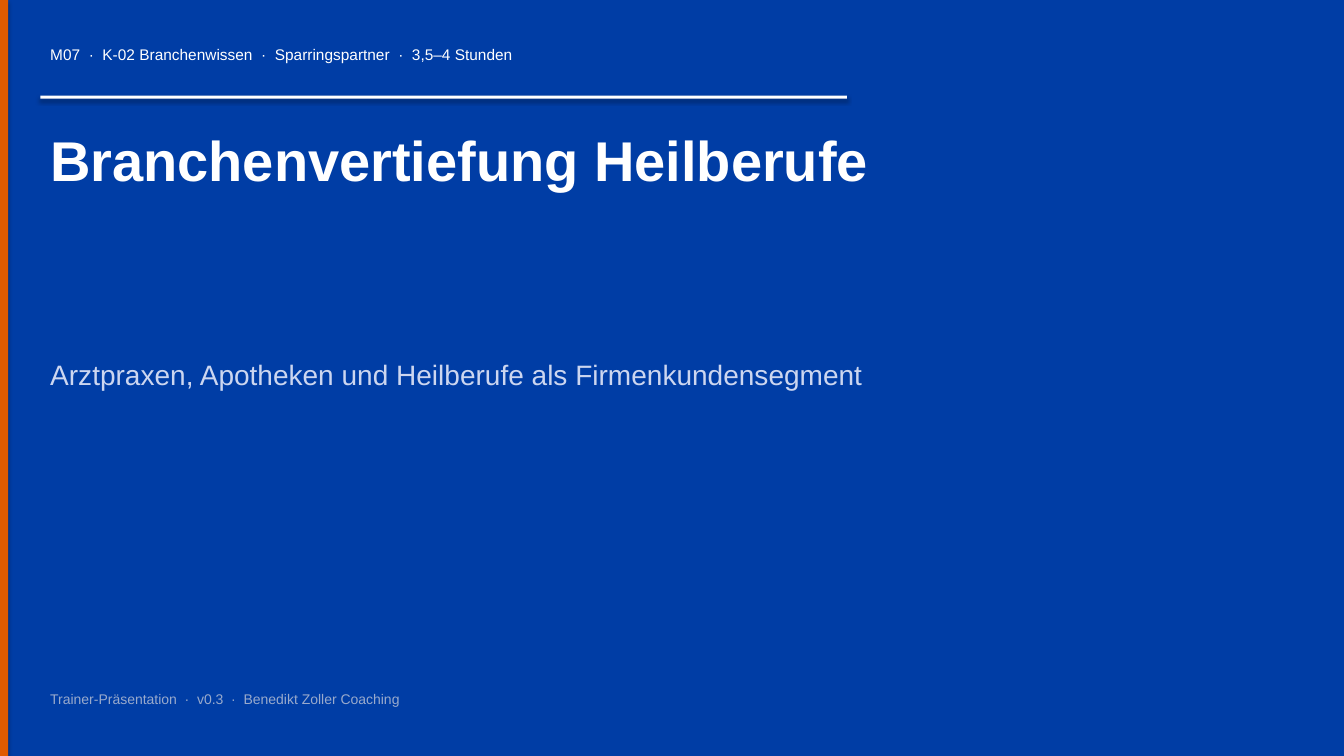
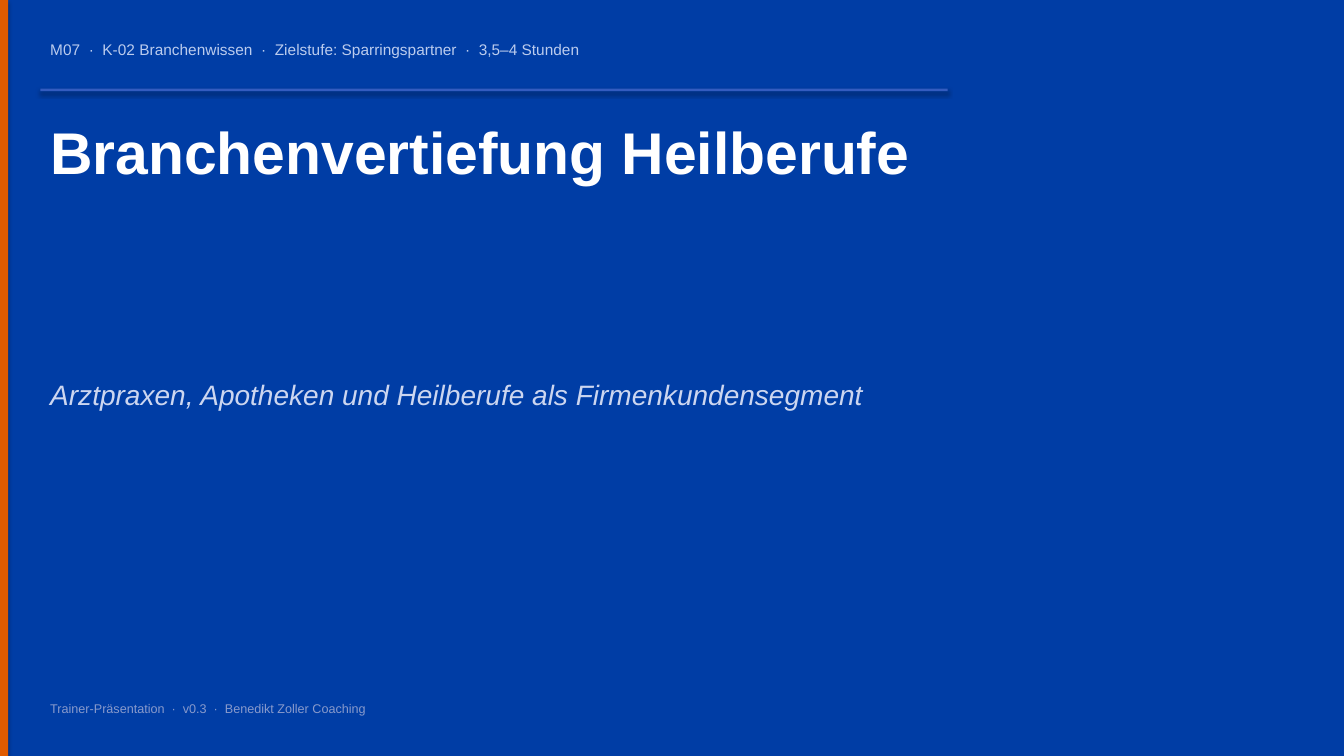
Before and after one commit to ck5rqc47pr-byte/firmenkundenakademie-online, a slide deck: slide 1 of public/downloads/praesentation/M07.pptx. Drawn at 1344x756 pixels with LibreOffice and Linux fonts; fonts in the diff are those of the drawing. Boxes give left, top, right and bottom in pixels: in the first picture for what was removed or moved away, otherwise in the second. Text is boxed around its words. In the diff, an @@ line names an element or a change of style, - is before the commit and + after.

```diff
--- a/public/downloads/praesentation/M07.pptx
+++ b/public/downloads/praesentation/M07.pptx
@@ text at [50,44,579,58]: text changed; text colour #FFFFFF to #BBCCEE @@
-M07 · K-02 Branchenwissen · Sparringspartner · 3,5–4 Stunden
+M07 · K-02 Branchenwissen · Zielstufe: Sparringspartner · 3,5–4 Stunden
@@ rectangle: place and size @@
-rectangle at [40,96,847,99]
+rectangle at [40,89,948,92]
@@ rectangle at [40,89,948,92]: fill #FFFFFF to #335CC0 @@
@@ text "Branchenvertiefung Heilberufe": place and size @@
-text "Branchenvertiefung Heilberufe" at [50,140,868,191]
+text "Branchenvertiefung Heilberufe" at [50,131,909,185]
@@ text "Branchenvertiefung Heilberufe" at [50,131,909,185]: size 40 to 42 pt @@
@@ text "Arztpraxen, Apotheken und Heilberufe als ...": place and size @@
-text "Arztpraxen, Apotheken und Heilberufe als ..." at [50,364,862,390]
+text "Arztpraxen, Apotheken und Heilberufe als ..." at [50,384,863,411]
@@ text "Arztpraxen, Apotheken und Heilberufe als ..." at [50,384,863,411]: italic on @@
@@ text "Trainer-Präsentation · v0.3 · Benedikt ...": place and size @@
-text "Trainer-Präsentation · v0.3 · Benedikt ..." at [50,694,400,707]
+text "Trainer-Präsentation · v0.3 · Benedikt ..." at [50,704,365,716]
@@ text "Trainer-Präsentation · v0.3 · Benedikt ..." at [50,704,365,716]: size 10 to 9 pt, text colour #99AACC to #889ACC @@
```
Also in this commit, not shown: 7 other slides changed, 18 slides added, 11 slides removed, 23 other files.
